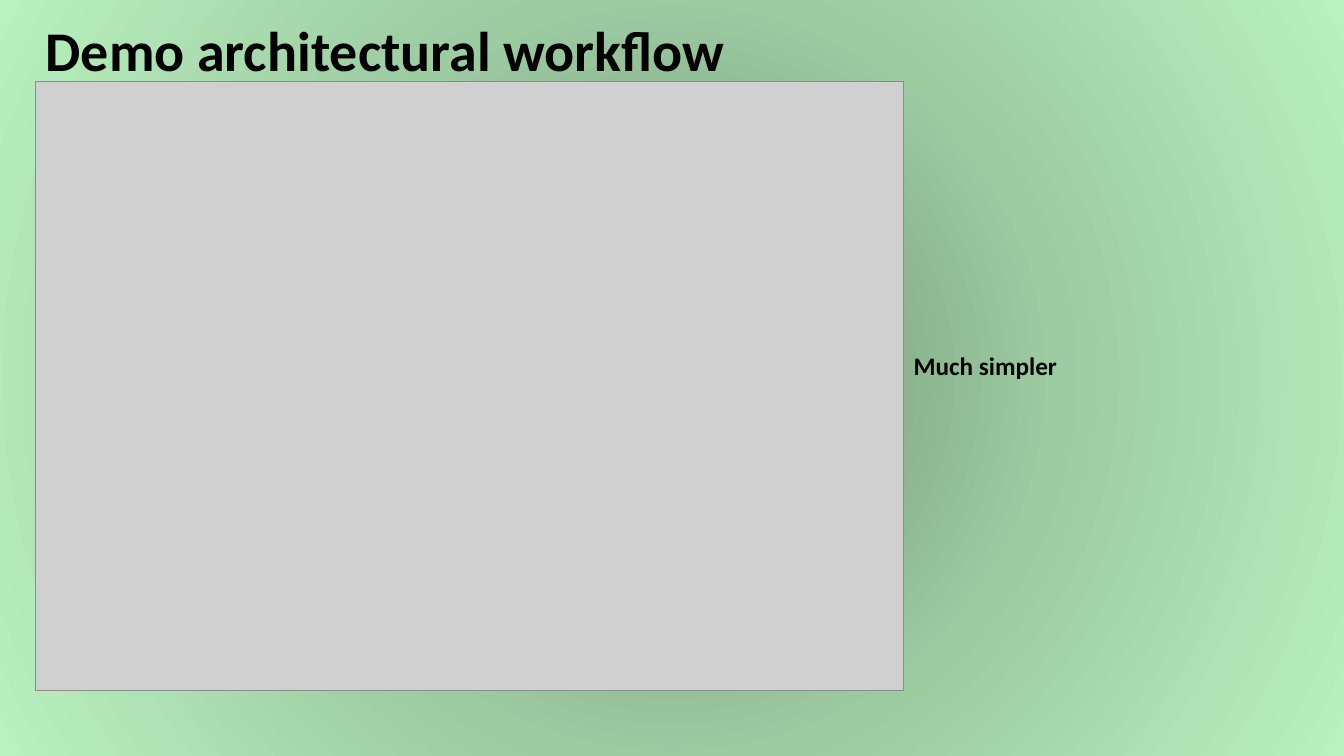
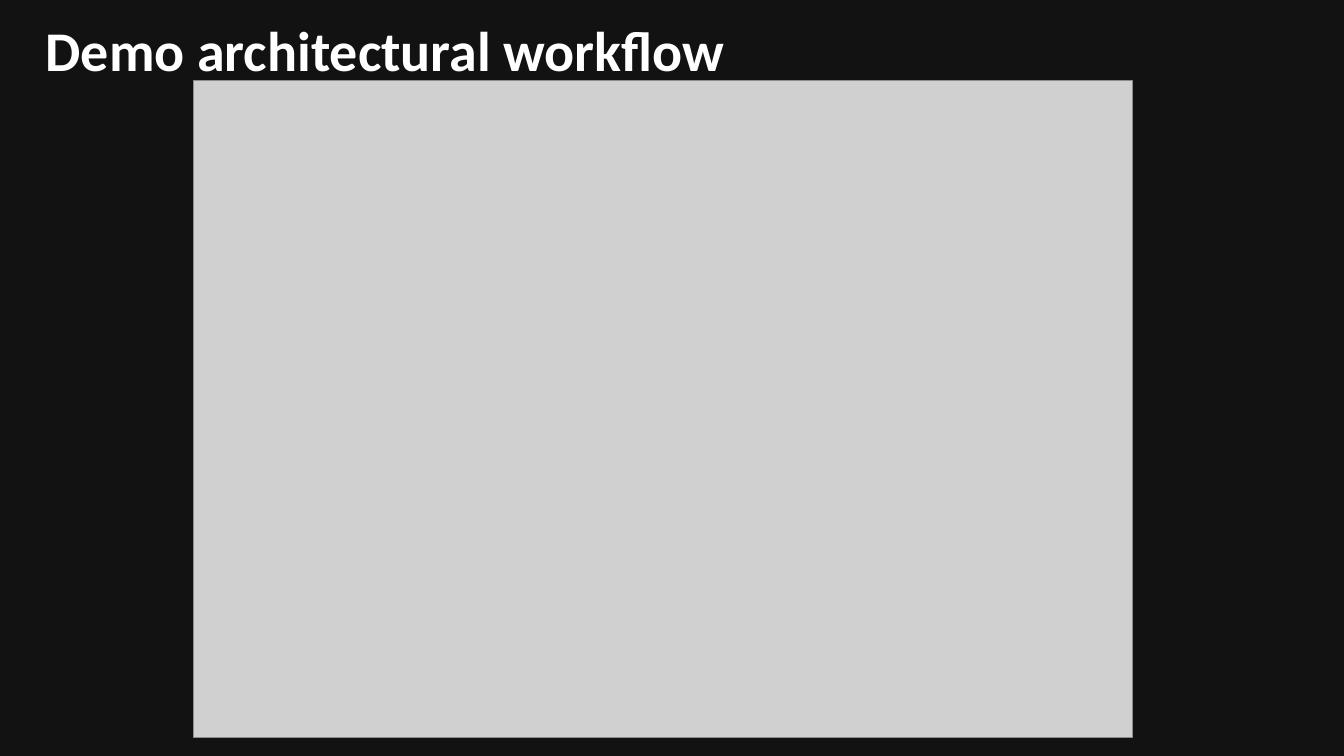
Before and after one commit to Rouxxel/maxxwatt_hackathon, a slide deck: slide 5 of documentation/Hackathon presnetation.pptx (slide 6 before the commit). Drawn at 1344x756 pixels with LibreOffice and Linux fonts; fonts in the diff are those of the drawing; grey boxes stand for pictures. Boxes give left, top, right and bottom in pixels: in the first picture for what was removed or moved away, otherwise in the second. Text is boxed around its words. In the diff, an @@ line names an element or a change of style, - is before the commit and + after.

```diff
--- a/documentation/Hackathon presnetation.pptx
+++ b/documentation/Hackathon presnetation.pptx
@@ rectangle at (0,0,1344,756): fill gradient #6F8F72 to #9ECCA2 to #BBF2C0 to #121212 @@
@@ rectangle removed at (25,27,1318,730) @@
@@ text "Demo architectural workflow" at (46,31,724,84): text colour #000000 to #FFFFFF @@
@@ picture: place and size @@
-picture at (36,82,904,690)
+picture at (194,80,1132,738)
@@ text removed at (914,357,1057,379) @@
-Much simpler
```
Also in this commit, not shown: 5 other slides changed, 4 slides added, 1 slide removed.
